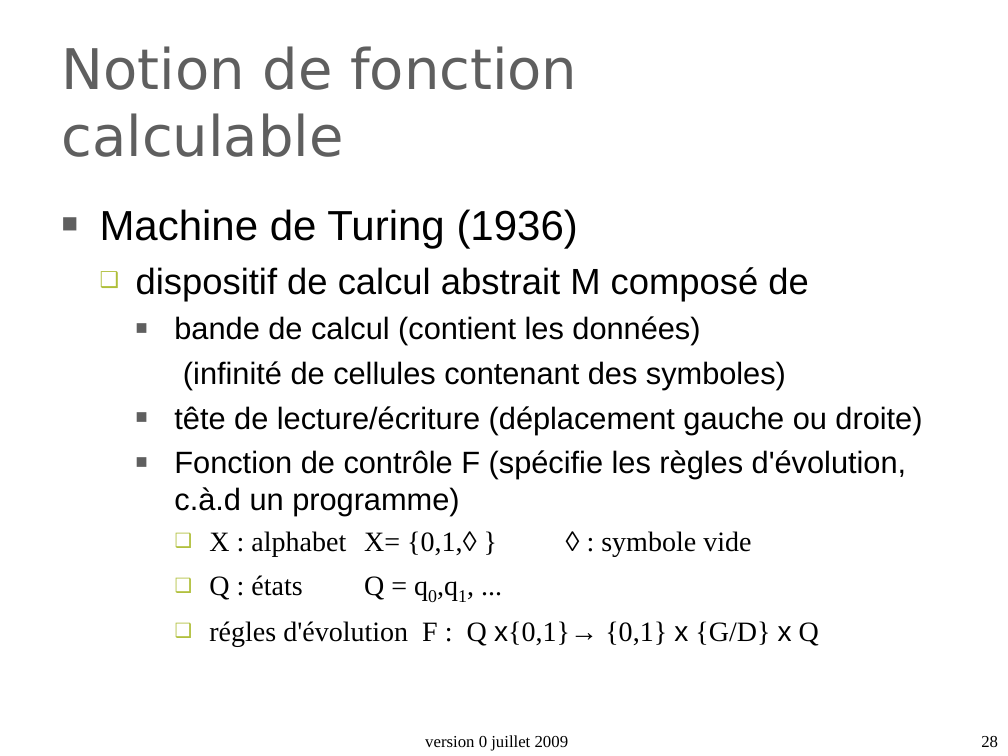
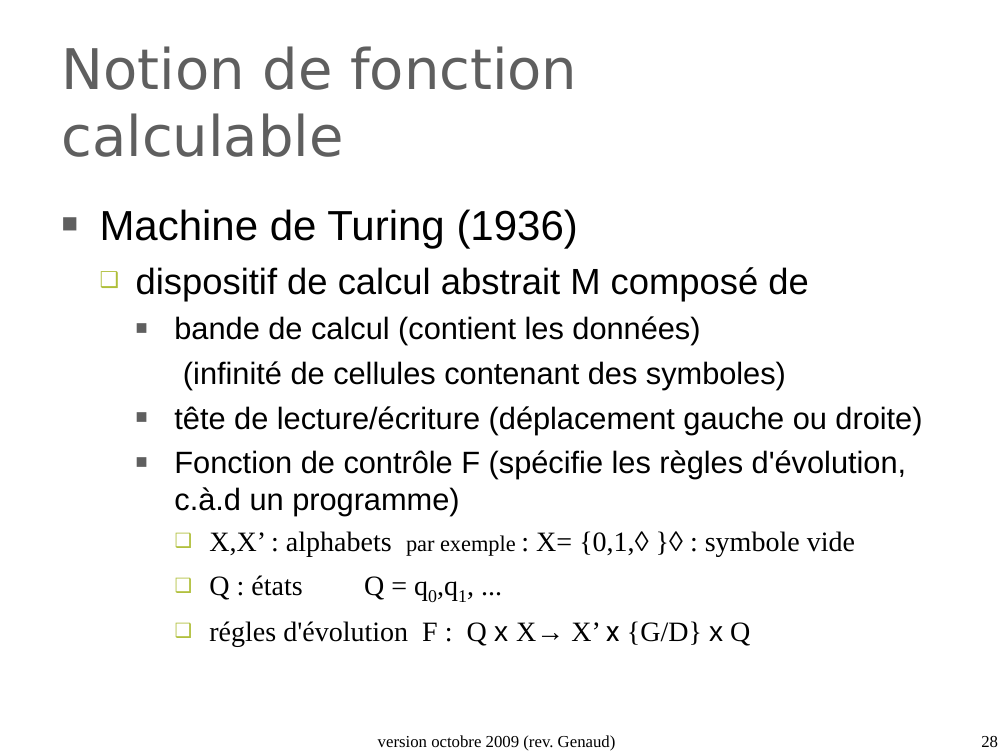
Before and after one commit to duanegris/texts, a slide deck: slide 28 of isi1/slides/2_architecture_machine.ppt. Drawn at 1008x756 pixels with LibreOffice and Linux fonts; fonts in the diff are those of the drawing; background and template pictures are left out. Boxes give left, top, right and bottom in pixels: in the first picture for what was removed or moved away, otherwise in the second. Text is boxed around its words. In the diff, an @@ line names an element or a change of style, - is before the commit and + after.

```diff
--- a/isi1/slides/2_architecture_machine.ppt
+++ b/isi1/slides/2_architecture_machine.ppt
@@ text at <box>209,531,855,557</box>: text changed @@
-      ❑ X : alphabet X= {0,1,◊ } ◊ : symbole vide
+      ❑ X,X’ : alphabets par exemple : X= {0,1,◊ }◊ : symbole vide
@@ text at <box>209,621,750,647</box>: text changed @@
-      ❑ régles d'évolution F : Q x{0,1}→ {0,1} x {G/D} x Q
+      ❑ régles d'évolution F : Q x X→ X’ x {G/D} x Q
@@ text at <box>378,735,616,751</box>: text changed @@
-version 0 juillet 2009
+version octobre 2009 (rev. Genaud)
```
Also in this commit, not shown: 37 other slides changed, 1 slide added, 1 slide removed, 2 other files.
